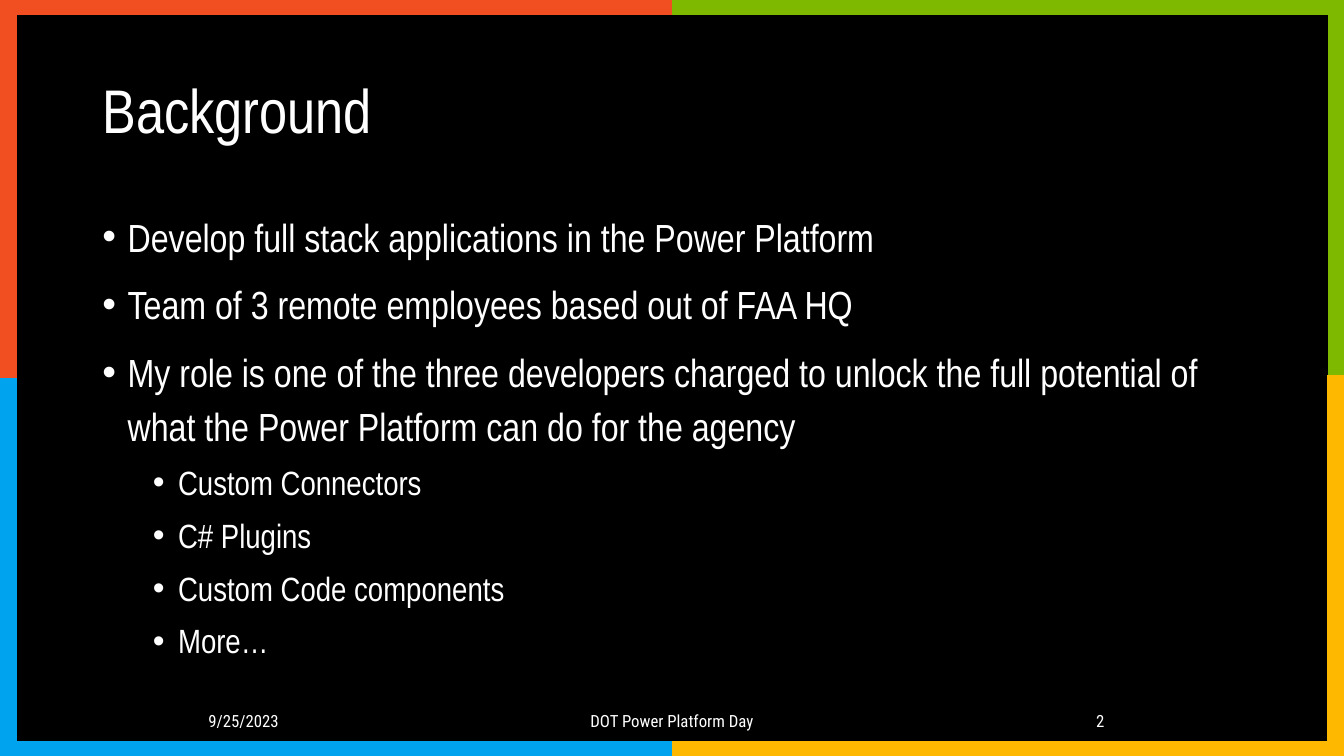
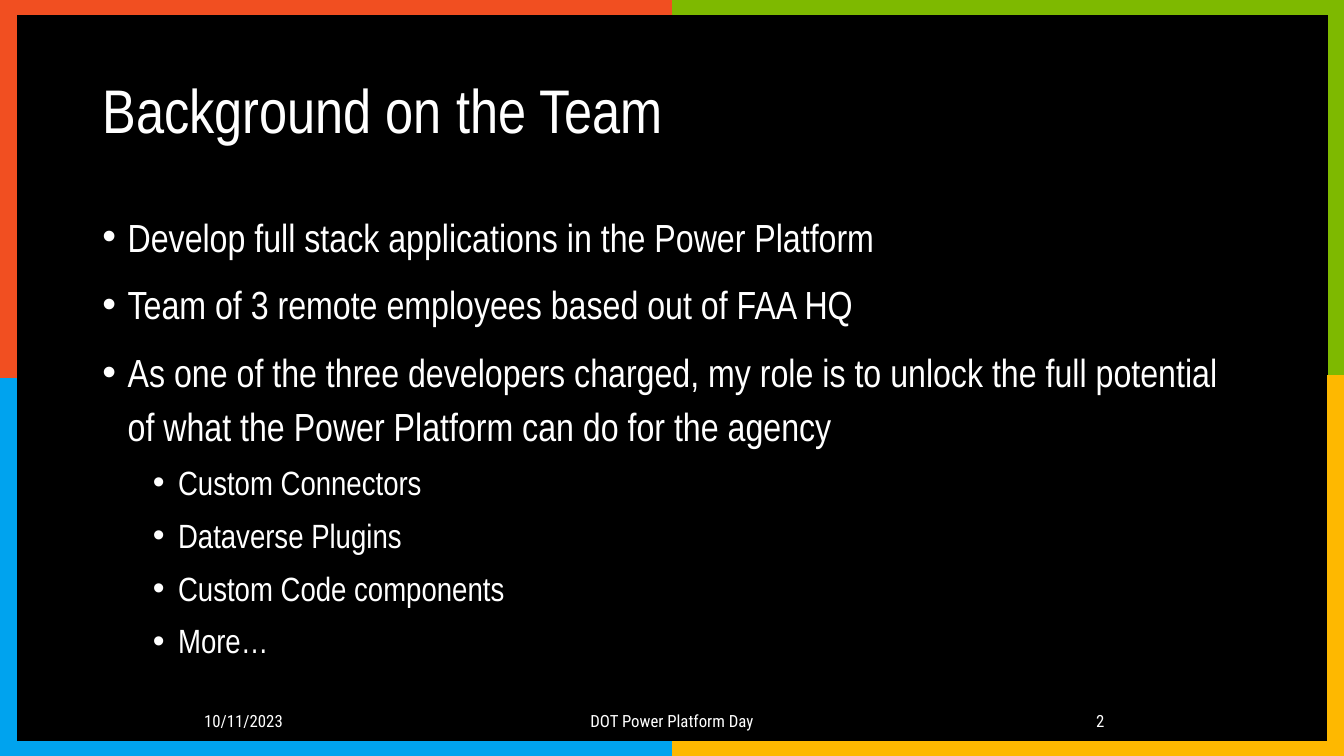
Before and after one commit to blakeZTL/DOT-PowerPlatformDay, a slide deck: slide 2 of Eagle Eye Presentation.pptx. Drawn at 1344x756 pixels with LibreOffice and Linux fonts; fonts in the diff are those of the drawing; background and template pictures are left out. Boxes give left, top, right and bottom in pixels: in the first picture for what was removed or moved away, otherwise in the second. Text is boxed around its words. In the diff, an @@ line names an element or a change of style, - is before the commit and + after.

```diff
--- a/Eagle Eye Presentation.pptx
+++ b/Eagle Eye Presentation.pptx
@@ title at bbox=[102, 88, 663, 145]: text changed @@
-Background
+Background on the Team
@@ text at bbox=[128, 358, 1217, 448]: text changed @@
-• My role is one of the three developers charged to unlock the full potential of what the Power Platform can do for the agency
+• As one of the three developers charged, my role is to unlock the full potential of what the Power Platform can do for the agency
@@ text at bbox=[178, 523, 401, 554]: text changed @@
-  • C# Plugins
+  • Dataverse Plugins
@@ text at bbox=[204, 715, 283, 728]: text changed @@
-9/25/2023
+10/11/2023
```
Also in this commit, not shown: 8 other slides changed, 1 slide removed.
